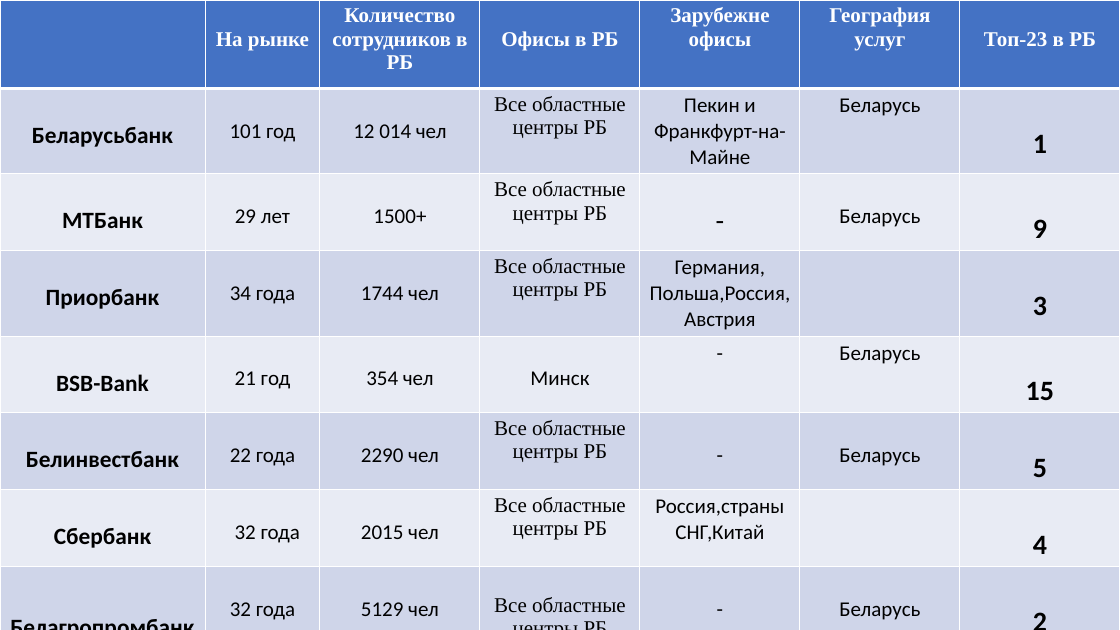
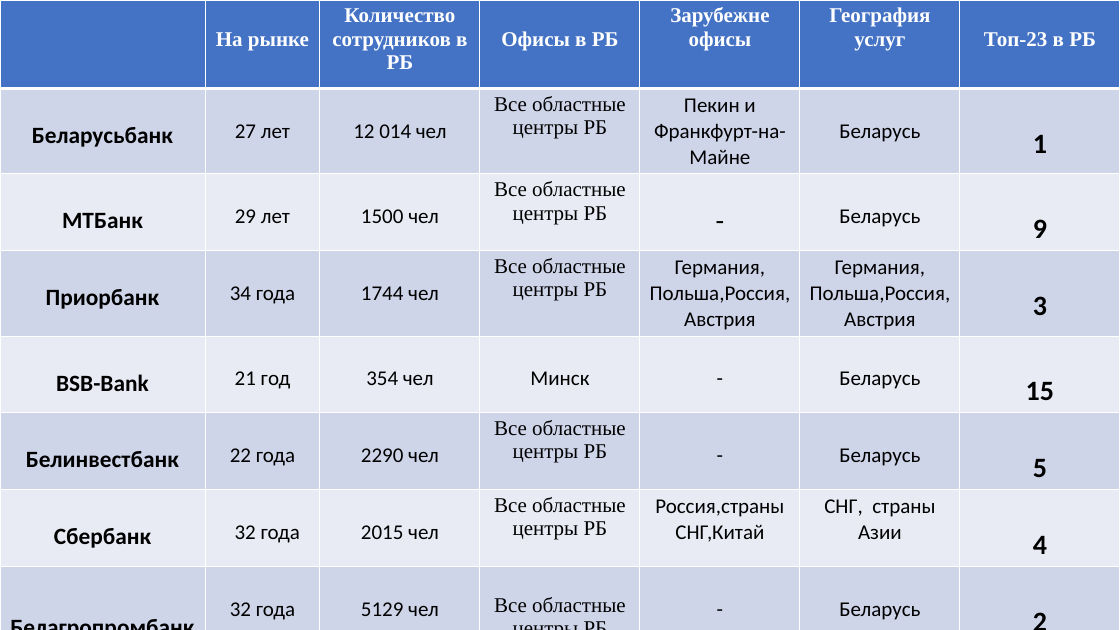
Before and after one commit to khodosevich/BSUIR, a slide deck: slide 3 of 5 term/МППиУ/ПЗ2.pptx. Drawn at 1120x630 pixels with LibreOffice and Linux fonts; fonts in the diff are those of the drawing; background and template pictures are left out. Boxes give left, top, right and bottom in pixels: in the first picture for what was removed or moved away, otherwise in the second. Text is boxed around its words. In the diff, an @@ line names an element or a change of style, - is before the commit and + after.

```diff
--- a/5 term/МППиУ/ПЗ2.pptx
+++ b/5 term/МППиУ/ПЗ2.pptx
@@ table at <box>0,0,1118,630</box> @@
-row 2, column 2: 101 год
+row 2, column 2: 27 лет
-row 3, column 3: 1500+
+row 3, column 3: 1500 чел
-row 4, column 6: 
+row 4, column 6: Германия, Польша,Россия,Австрия
-row 7, column 6: 
+row 7, column 6: СНГ, страны Азии
```
Also in this commit, not shown: 1 other slide changed, 1 slide added, 2 other files.
